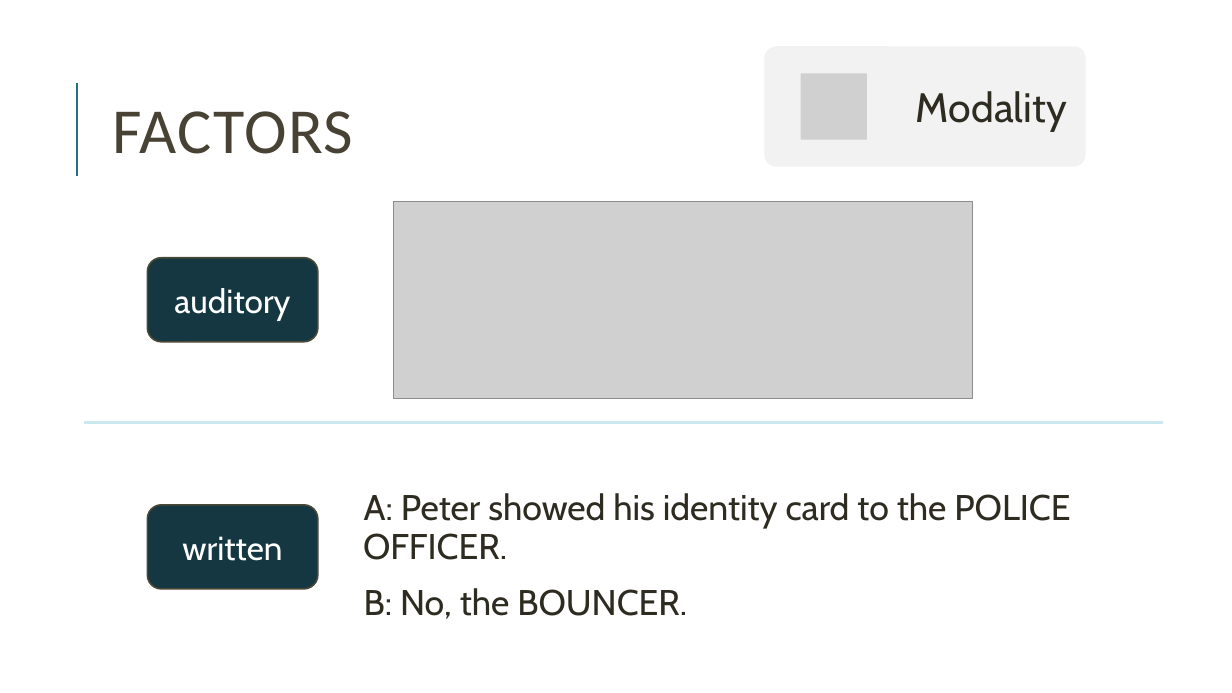
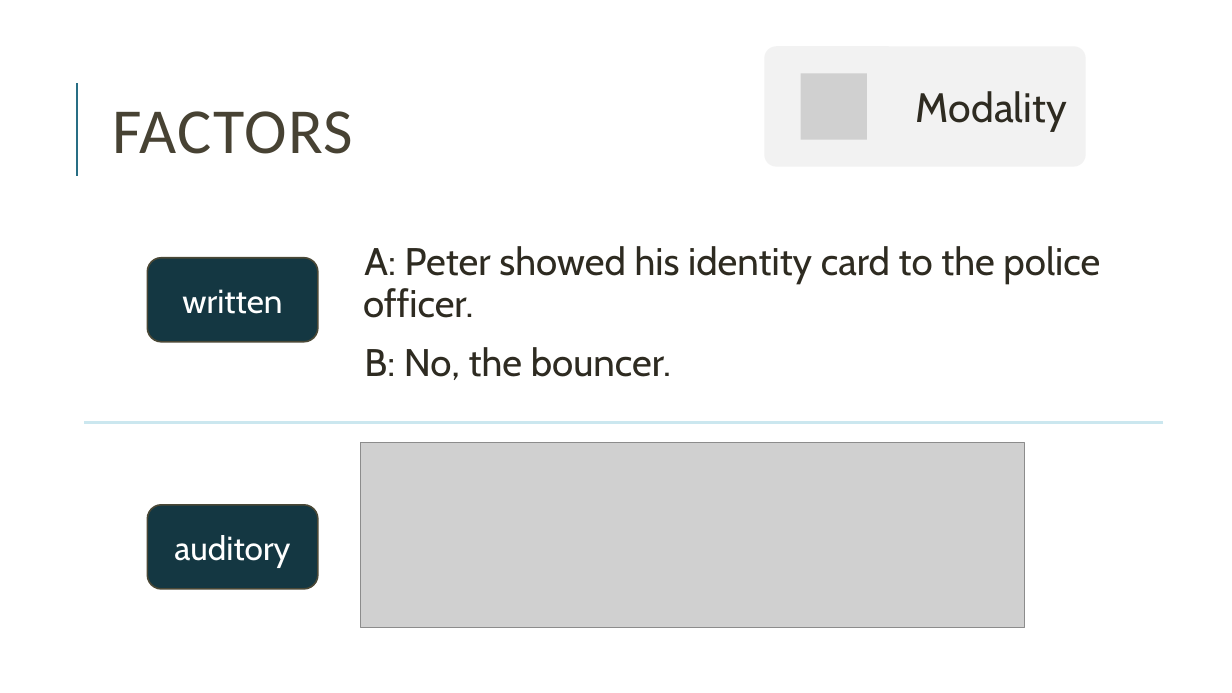
Before and after one commit to miriamschiele/MA, a slide deck: slide 13 of presentation/Miriam Schiele, MA presentation.pptx (slide 14 before the commit). Drawn at 1232x693 pixels with LibreOffice and Linux fonts; fonts in the diff are those of the drawing; grey boxes stand for pictures. Boxes give left, top, right and bottom in pixels: in the first picture for what was removed or moved away, otherwise in the second. Text is boxed around its words. In the diff, an @@ line names an element or a change of style, - is before the commit and + after.

```diff
--- a/presentation/Miriam Schiele, MA presentation.pptx
+++ b/presentation/Miriam Schiele, MA presentation.pptx
@@ picture removed at (x1=394, y1=201, x2=973, y2=398) @@
@@ text at (x1=363, y1=246, x2=1100, y2=380): text changed; size 27.8 to 30 pt @@
-  A: Peter showed his identity card to the POLICE OFFICER.
-  B: No, the BOUNCER.
+  A: Peter showed his identity card to the police officer.
+  B: No, the bouncer.
@@ text in rounded rectangle at (x1=182, y1=289, x2=282, y2=314): text changed @@
-auditory
+written
@@ picture added at (x1=360, y1=443, x2=1025, y2=628) @@
@@ text in rounded rectangle at (x1=174, y1=535, x2=290, y2=568): text changed @@
-written
+auditory
```
Also in this commit, not shown: 6 other slides changed, 5 slides added, 1 slide removed, 1 other file.
